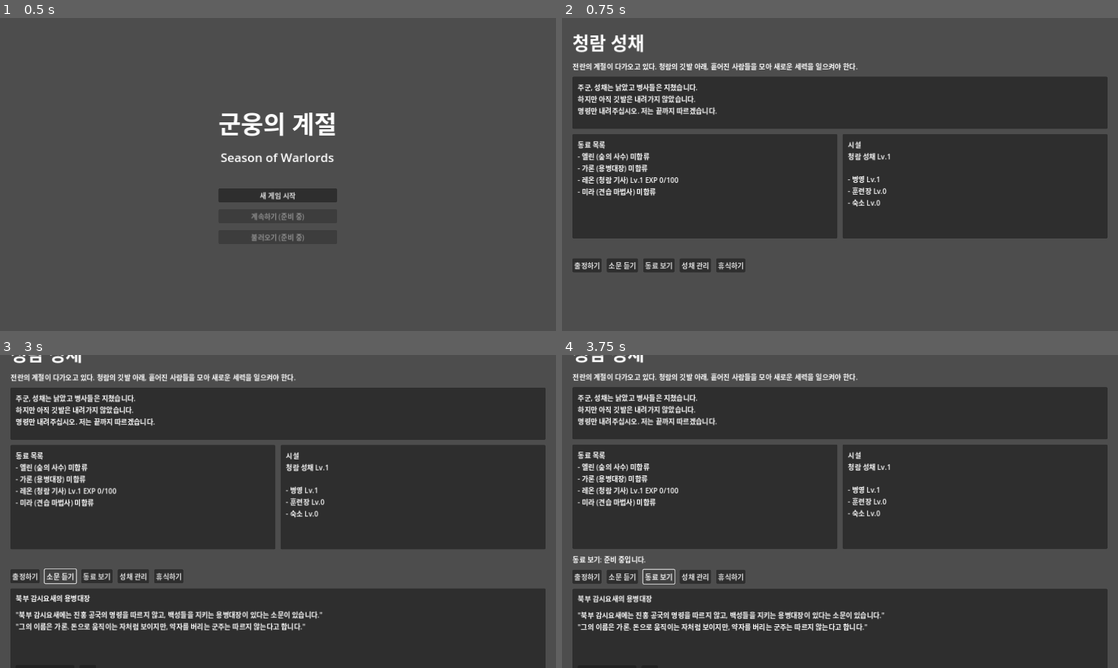
Above: before the commit, frames 1-4 (two rows, left to right).
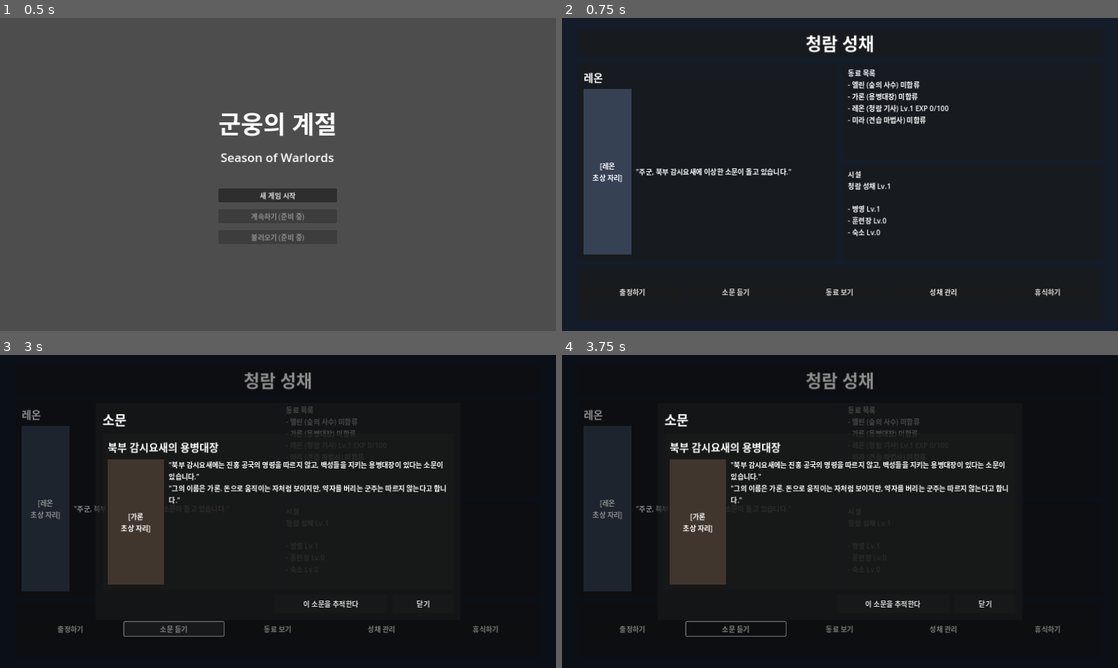
Above: after the commit, the same moments.

Repository: yogitobi31/season-of-warlords
Game: Godot game, scene res://scenes/Title.tscn
Two runs of this game, one before a commit and one after it. Both use one fixed random seed, a clock stepped at 60 frames per second and the inputs below.
Inputs:
- Up to frame 1 (0.5 s): no input
- Up to frame 2 (0.75 s): click "새 게임 시작" at 0.5 s
- Up to frame 3 (3 s): click "출정하기" at 1.25 s; click "성채로 돌아가기" at 2 s; click "소문 듣기" at 2.75 s
- Up to frame 4 (3.75 s): click "동료 보기" at 3.5 s

Frame 1 is identical in both runs. In frame 2, 60% of the frame differs, in the area x 0-100%, y 0-100%; in frame 3, 74%; in frame 4, 74%.

Commit message:
Redesign CastleHub and fix rumor panel overflow

Diff:
--- a/scenes/CastleHub.tscn
+++ b/scenes/CastleHub.tscn
@@ -11,139 +11,344 @@
 grow_vertical = 2
 script = ExtResource("1")
 
-[node name="Margin" type="MarginContainer" parent="."]
-layout_mode = 1
-anchors_preset = 15
-anchor_right = 1.0
-anchor_bottom = 1.0
-grow_horizontal = 2
-grow_vertical = 2
-theme_override_constants/margin_left = 24
+[node name="Background" type="ColorRect" parent="."]
+layout_mode = 1
+anchors_preset = 15
+anchor_right = 1.0
+anchor_bottom = 1.0
+grow_horizontal = 2
+grow_vertical = 2
+color = Color(0.08, 0.11, 0.16, 1)
+
+[node name="MainMargin" type="MarginContainer" parent="."]
+layout_mode = 1
+anchors_preset = 15
+anchor_right = 1.0
+anchor_bottom = 1.0
+grow_horizontal = 2
+grow_vertical = 2
+theme_override_constants/margin_left = 36
 theme_override_constants/margin_top = 24
-theme_override_constants/margin_right = 24
+theme_override_constants/margin_right = 36
 theme_override_constants/margin_bottom = 24
 
-[node name="RootVBox" type="VBoxContainer" parent="Margin"]
+[node name="MainVBox" type="VBoxContainer" parent="MainMargin"]
 layout_mode = 2
 theme_override_constants/separation = 12
 
-[node name="TitleLabel" type="Label" parent="Margin/RootVBox"]
-layout_mode = 2
-theme_override_font_sizes/font_size = 42
+[node name="TitlePanel" type="Panel" parent="MainMargin/MainVBox"]
+custom_minimum_size = Vector2(0, 68)
+layout_mode = 2
+
+[node name="TitleLabel" type="Label" parent="MainMargin/MainVBox/TitlePanel"]
+layout_mode = 1
+anchors_preset = 8
+anchor_left = 0.5
+anchor_top = 0.5
+anchor_right = 0.5
+anchor_bottom = 0.5
+offset_left = -115.0
+offset_top = -22.0
+offset_right = 115.0
+offset_bottom = 22.0
+grow_horizontal = 2
+grow_vertical = 2
+theme_override_font_sizes/font_size = 40
 text = "청람 성채"
-
-[node name="IntroLabel" type="Label" parent="Margin/RootVBox"]
-layout_mode = 2
-text = "전란의 계절이 다가오고 있다. 청람의 깃발 아래, 흩어진 사람들을 모아 새로운 세력을 일으켜야 한다."
-autowrap_mode = 3
-
-[node name="LeonPanel" type="Panel" parent="Margin/RootVBox"]
-custom_minimum_size = Vector2(0, 120)
-layout_mode = 2
-
-[node name="LeonDialogue" type="Label" parent="Margin/RootVBox/LeonPanel"]
-layout_mode = 0
+horizontal_alignment = 1
+
+[node name="TopHBox" type="HBoxContainer" parent="MainMargin/MainVBox"]
+custom_minimum_size = Vector2(0, 240)
+layout_mode = 2
+size_flags_vertical = 3
+theme_override_constants/separation = 12
+
+[node name="DialoguePanel" type="Panel" parent="MainMargin/MainVBox/TopHBox"]
+layout_mode = 2
+size_flags_horizontal = 3
+
+[node name="DialogueVBox" type="VBoxContainer" parent="MainMargin/MainVBox/TopHBox/DialoguePanel"]
+layout_mode = 1
+anchors_preset = 15
+anchor_right = 1.0
+anchor_bottom = 1.0
+offset_left = 14.0
+offset_top = 14.0
+offset_right = -14.0
+offset_bottom = -14.0
+grow_horizontal = 2
+grow_vertical = 2
+theme_override_constants/separation = 8
+
+[node name="LeonNameLabel" type="Label" parent="MainMargin/MainVBox/TopHBox/DialoguePanel/DialogueVBox"]
+layout_mode = 2
+theme_override_font_sizes/font_size = 24
+text = "레온"
+
+[node name="DialogueHBox" type="HBoxContainer" parent="MainMargin/MainVBox/TopHBox/DialoguePanel/DialogueVBox"]
+layout_mode = 2
+size_flags_vertical = 3
+theme_override_constants/separation = 10
+
+[node name="LeonPortraitPlaceholder" type="ColorRect" parent="MainMargin/MainVBox/TopHBox/DialoguePanel/DialogueVBox/DialogueHBox"]
+custom_minimum_size = Vector2(110, 110)
+layout_mode = 2
+color = Color(0.21, 0.26, 0.33, 1)
+
+[node name="LeonPortraitLabel" type="Label" parent="MainMargin/MainVBox/TopHBox/DialoguePanel/DialogueVBox/DialogueHBox/LeonPortraitPlaceholder"]
+layout_mode = 1
+anchors_preset = 8
+anchor_left = 0.5
+anchor_top = 0.5
+anchor_right = 0.5
+anchor_bottom = 0.5
+offset_left = -50.0
+offset_top = -20.5
+offset_right = 50.0
+offset_bottom = 20.5
+grow_horizontal = 2
+grow_vertical = 2
+text = "[레온\n초상 자리]"
+horizontal_alignment = 1
+vertical_alignment = 1
+
+[node name="LeonDialogue" type="Label" parent="MainMargin/MainVBox/TopHBox/DialoguePanel/DialogueVBox/DialogueHBox"]
+layout_mode = 2
+size_flags_horizontal = 3
+text = "\"주군, 북부 감시요새에 이상한 소문이 돌고 있습니다.\""
+autowrap_mode = 3
+
+[node name="SideInfoVBox" type="VBoxContainer" parent="MainMargin/MainVBox/TopHBox"]
+custom_minimum_size = Vector2(360, 0)
+layout_mode = 2
+size_flags_horizontal = 3
+theme_override_constants/separation = 12
+
+[node name="CompanionsPanel" type="Panel" parent="MainMargin/MainVBox/TopHBox/SideInfoVBox"]
+layout_mode = 2
+size_flags_vertical = 3
+
+[node name="CompanionsLabel" type="Label" parent="MainMargin/MainVBox/TopHBox/SideInfoVBox/CompanionsPanel"]
+layout_mode = 1
+anchors_preset = 15
+anchor_right = 1.0
+anchor_bottom = 1.0
+offset_left = 12.0
+offset_top = 10.0
+offset_right = -12.0
+offset_bottom = -10.0
+grow_horizontal = 2
+grow_vertical = 2
+autowrap_mode = 3
+text = "동료 목록 로딩 중..."
+
+[node name="FacilitiesPanel" type="Panel" parent="MainMargin/MainVBox/TopHBox/SideInfoVBox"]
+layout_mode = 2
+size_flags_vertical = 3
+
+[node name="FacilitiesLabel" type="Label" parent="MainMargin/MainVBox/TopHBox/SideInfoVBox/FacilitiesPanel"]
+layout_mode = 1
+anchors_preset = 15
+anchor_right = 1.0
+anchor_bottom = 1.0
+offset_left = 12.0
+offset_top = 10.0
+offset_right = -12.0
+offset_bottom = -10.0
+grow_horizontal = 2
+grow_vertical = 2
+autowrap_mode = 3
+text = "시설 목록 로딩 중..."
+
+[node name="BottomPanel" type="Panel" parent="MainMargin/MainVBox"]
+custom_minimum_size = Vector2(0, 126)
+layout_mode = 2
+
+[node name="BottomMargin" type="MarginContainer" parent="MainMargin/MainVBox/BottomPanel"]
+layout_mode = 1
+anchors_preset = 15
+anchor_right = 1.0
+anchor_bottom = 1.0
 offset_left = 12.0
 offset_top = 12.0
-offset_right = 1100.0
-offset_bottom = 106.0
-text = "주군, 성채는 낡았고 병사들은 지쳤습니다.\n하지만 아직 깃발은 내려가지 않았습니다.\n명령만 내려주십시오. 저는 끝까지 따르겠습니다."
-autowrap_mode = 3
-
-[node name="InfoHBox" type="HBoxContainer" parent="Margin/RootVBox"]
-layout_mode = 2
-theme_override_constants/separation = 12
-
-[node name="CompanionsPanel" type="Panel" parent="Margin/RootVBox/InfoHBox"]
-custom_minimum_size = Vector2(0, 240)
-layout_mode = 2
-size_flags_horizontal = 3
-
-[node name="CompanionsLabel" type="Label" parent="Margin/RootVBox/InfoHBox/CompanionsPanel"]
-layout_mode = 0
+offset_right = -12.0
+offset_bottom = -12.0
+grow_horizontal = 2
+grow_vertical = 2
+
+[node name="BottomVBox" type="VBoxContainer" parent="MainMargin/MainVBox/BottomPanel/BottomMargin"]
+layout_mode = 2
+theme_override_constants/separation = 10
+
+[node name="StatusLabel" type="Label" parent="MainMargin/MainVBox/BottomPanel/BottomMargin/BottomVBox"]
+layout_mode = 2
+text = ""
+autowrap_mode = 3
+
+[node name="ButtonsHBox" type="HBoxContainer" parent="MainMargin/MainVBox/BottomPanel/BottomMargin/BottomVBox"]
+layout_mode = 2
+theme_override_constants/separation = 10
+
+[node name="ExpeditionButton" type="Button" parent="MainMargin/MainVBox/BottomPanel/BottomMargin/BottomVBox/ButtonsHBox"]
+layout_mode = 2
+size_flags_horizontal = 3
+text = "출정하기"
+
+[node name="RumorButton" type="Button" parent="MainMargin/MainVBox/BottomPanel/BottomMargin/BottomVBox/ButtonsHBox"]
+layout_mode = 2
+size_flags_horizontal = 3
+text = "소문 듣기"
+
+[node name="CompanionButton" type="Button" parent="MainMargin/MainVBox/BottomPanel/BottomMargin/BottomVBox/ButtonsHBox"]
+layout_mode = 2
+size_flags_horizontal = 3
+text = "동료 보기"
+
+[node name="ManageButton" type="Button" parent="MainMargin/MainVBox/BottomPanel/BottomMargin/BottomVBox/ButtonsHBox"]
+layout_mode = 2
+size_flags_horizontal = 3
+text = "성채 관리"
+
+[node name="RestButton" type="Button" parent="MainMargin/MainVBox/BottomPanel/BottomMargin/BottomVBox/ButtonsHBox"]
+layout_mode = 2
+size_flags_horizontal = 3
+text = "휴식하기"
+
+[node name="RumorOverlay" type="Control" parent="."]
+visible = false
+layout_mode = 1
+anchors_preset = 15
+anchor_right = 1.0
+anchor_bottom = 1.0
+grow_horizontal = 2
+grow_vertical = 2
+mouse_filter = 2
+
+[node name="Dim" type="ColorRect" parent="RumorOverlay"]
+layout_mode = 1
+anchors_preset = 15
+anchor_right = 1.0
+anchor_bottom = 1.0
+grow_horizontal = 2
+grow_vertical = 2
+color = Color(0, 0, 0, 0.45)
+
+[node name="Center" type="CenterContainer" parent="RumorOverlay"]
+layout_mode = 1
+anchors_preset = 15
+anchor_right = 1.0
+anchor_bottom = 1.0
+offset_left = 220.0
+offset_top = 110.0
+offset_right = -220.0
+offset_bottom = -110.0
+grow_horizontal = 2
+grow_vertical = 2
+
+[node name="RumorPanel" type="Panel" parent="RumorOverlay/Center"]
+custom_minimum_size = Vector2(840, 500)
+layout_mode = 2
+size_flags_horizontal = 4
+size_flags_vertical = 4
+
+[node name="RumorMargin" type="MarginContainer" parent="RumorOverlay/Center/RumorPanel"]
+layout_mode = 1
+anchors_preset = 15
+anchor_right = 1.0
+anchor_bottom = 1.0
+offset_left = 16.0
+offset_top = 16.0
+offset_right = -16.0
+offset_bottom = -16.0
+grow_horizontal = 2
+grow_vertical = 2
+
+[node name="RumorVBox" type="VBoxContainer" parent="RumorOverlay/Center/RumorPanel/RumorMargin"]
+layout_mode = 2
+size_flags_vertical = 3
+theme_override_constants/separation = 10
+
+[node name="RumorHeaderLabel" type="Label" parent="RumorOverlay/Center/RumorPanel/RumorMargin/RumorVBox"]
+layout_mode = 2
+theme_override_font_sizes/font_size = 30
+text = "소문"
+
+[node name="RumorCardPanel" type="Panel" parent="RumorOverlay/Center/RumorPanel/RumorMargin/RumorVBox"]
+layout_mode = 2
+size_flags_vertical = 3
+
+[node name="RumorCardMargin" type="MarginContainer" parent="RumorOverlay/Center/RumorPanel/RumorMargin/RumorVBox/RumorCardPanel"]
+layout_mode = 1
+anchors_preset = 15
+anchor_right = 1.0
+anchor_bottom = 1.0
 offset_left = 12.0
 offset_top = 12.0
-offset_right = 560.0
-offset_bottom = 220.0
-autowrap_mode = 3
-text = "동료 목록 로딩 중..."
-
-[node name="FacilitiesPanel" type="Panel" parent="Margin/RootVBox/InfoHBox"]
-custom_minimum_size = Vector2(0, 240)
-layout_mode = 2
-size_flags_horizontal = 3
-
-[node name="FacilitiesLabel" type="Label" parent="Margin/RootVBox/InfoHBox/FacilitiesPanel"]
-layout_mode = 0
-offset_left = 12.0
-offset_top = 12.0
-offset_right = 560.0
-offset_bottom = 220.0
-autowrap_mode = 3
-text = "시설 목록 로딩 중..."
-
-[node name="StatusLabel" type="Label" parent="Margin/RootVBox"]
-layout_mode = 2
+offset_right = -12.0
+offset_bottom = -12.0
+grow_horizontal = 2
+grow_vertical = 2
+
+[node name="RumorCardVBox" type="VBoxContainer" parent="RumorOverlay/Center/RumorPanel/RumorMargin/RumorVBox/RumorCardPanel/RumorCardMargin"]
+layout_mode = 2
+size_flags_vertical = 3
+theme_override_constants/separation = 10
+
+[node name="RumorTitleLabel" type="Label" parent="RumorOverlay/Center/RumorPanel/RumorMargin/RumorVBox/RumorCardPanel/RumorCardMargin/RumorCardVBox"]
+layout_mode = 2
+theme_override_font_sizes/font_size = 24
+text = "북부 감시요새의 용병대장"
+
+[node name="RumorContentHBox" type="HBoxContainer" parent="RumorOverlay/Center/RumorPanel/RumorMargin/RumorVBox/RumorCardPanel/RumorCardMargin/RumorCardVBox"]
+layout_mode = 2
+size_flags_vertical = 3
+theme_override_constants/separation = 10
+
+[node name="GaronPortraitPlaceholder" type="ColorRect" parent="RumorOverlay/Center/RumorPanel/RumorMargin/RumorVBox/RumorCardPanel/RumorCardMargin/RumorCardVBox/RumorContentHBox"]
+custom_minimum_size = Vector2(130, 140)
+layout_mode = 2
+color = Color(0.25, 0.21, 0.18, 1)
+
+[node name="GaronPortraitLabel" type="Label" parent="RumorOverlay/Center/RumorPanel/RumorMargin/RumorVBox/RumorCardPanel/RumorCardMargin/RumorCardVBox/RumorContentHBox/GaronPortraitPlaceholder"]
+layout_mode = 1
+anchors_preset = 8
+anchor_left = 0.5
+anchor_top = 0.5
+anchor_right = 0.5
+anchor_bottom = 0.5
+offset_left = -50.0
+offset_top = -20.5
+offset_right = 50.0
+offset_bottom = 20.5
+grow_horizontal = 2
+grow_vertical = 2
+text = "[가론\n초상 자리]"
+horizontal_alignment = 1
+vertical_alignment = 1
+
+[node name="RumorScroll" type="ScrollContainer" parent="RumorOverlay/Center/RumorPanel/RumorMargin/RumorVBox/RumorCardPanel/RumorCardMargin/RumorCardVBox/RumorContentHBox"]
+layout_mode = 2
+size_flags_horizontal = 3
+size_flags_vertical = 3
+
+[node name="RumorBodyLabel" type="Label" parent="RumorOverlay/Center/RumorPanel/RumorMargin/RumorVBox/RumorCardPanel/RumorCardMargin/RumorCardVBox/RumorContentHBox/RumorScroll"]
+custom_minimum_size = Vector2(0, 220)
+layout_mode = 2
+size_flags_horizontal = 3
 text = ""
-
-[node name="ButtonsHBox" type="HBoxContainer" parent="Margin/RootVBox"]
+autowrap_mode = 3
+
+[node name="RumorButtonsHBox" type="HBoxContainer" parent="RumorOverlay/Center/RumorPanel/RumorMargin/RumorVBox"]
 layout_mode = 2
 theme_override_constants/separation = 12
-
-[node name="ExpeditionButton" type="Button" parent="Margin/RootVBox/ButtonsHBox"]
-layout_mode = 2
-text = "출정하기"
-
-[node name="RumorButton" type="Button" parent="Margin/RootVBox/ButtonsHBox"]
-layout_mode = 2
-text = "소문 듣기"
-
-[node name="CompanionButton" type="Button" parent="Margin/RootVBox/ButtonsHBox"]
-layout_mode = 2
-text = "동료 보기"
-
-[node name="ManageButton" type="Button" parent="Margin/RootVBox/ButtonsHBox"]
-layout_mode = 2
-text = "성채 관리"
-
-[node name="RestButton" type="Button" parent="Margin/RootVBox/ButtonsHBox"]
-layout_mode = 2
-text = "휴식하기"
-
-[node name="RumorPanel" type="Panel" parent="Margin/RootVBox"]
-visible = false
-custom_minimum_size = Vector2(0, 220)
-layout_mode = 2
-
-[node name="RumorTitleLabel" type="Label" parent="Margin/RootVBox/RumorPanel"]
-layout_mode = 0
-offset_left = 12.0
-offset_top = 10.0
-offset_right = 1100.0
-offset_bottom = 42.0
-text = "북부 감시요새의 용병대장"
-
-[node name="RumorBodyLabel" type="Label" parent="Margin/RootVBox/RumorPanel"]
-layout_mode = 0
-offset_left = 12.0
-offset_top = 48.0
-offset_right = 1100.0
-offset_bottom = 166.0
-autowrap_mode = 3
-text = ""
-
-[node name="RumorButtonsHBox" type="HBoxContainer" parent="Margin/RootVBox/RumorPanel"]
-layout_mode = 0
-offset_left = 12.0
-offset_top = 176.0
-offset_right = 520.0
-offset_bottom = 212.0
-theme_override_constants/separation = 12
-
-[node name="TrackRumorButton" type="Button" parent="Margin/RootVBox/RumorPanel/RumorButtonsHBox"]
+alignment = 2
+
+[node name="TrackRumorButton" type="Button" parent="RumorOverlay/Center/RumorPanel/RumorMargin/RumorVBox/RumorButtonsHBox"]
+custom_minimum_size = Vector2(260, 44)
 layout_mode = 2
 text = "이 소문을 추적한다"
 
-[node name="CloseRumorButton" type="Button" parent="Margin/RootVBox/RumorPanel/RumorButtonsHBox"]
+[node name="CloseRumorButton" type="Button" parent="RumorOverlay/Center/RumorPanel/RumorMargin/RumorVBox/RumorButtonsHBox"]
+custom_minimum_size = Vector2(140, 44)
 layout_mode = 2
 text = "닫기"
--- a/scripts/CastleHub.gd
+++ b/scripts/CastleHub.gd
@@ -1,18 +1,18 @@
 extends Control
 
-@onready var companions_label: Label = $Margin/RootVBox/InfoHBox/CompanionsPanel/CompanionsLabel
-@onready var facilities_label: Label = $Margin/RootVBox/InfoHBox/FacilitiesPanel/FacilitiesLabel
-@onready var status_label: Label = $Margin/RootVBox/StatusLabel
-@onready var expedition_button: Button = $Margin/RootVBox/ButtonsHBox/ExpeditionButton
-@onready var rumor_button: Button = $Margin/RootVBox/ButtonsHBox/RumorButton
-@onready var companion_button: Button = $Margin/RootVBox/ButtonsHBox/CompanionButton
-@onready var manage_button: Button = $Margin/RootVBox/ButtonsHBox/ManageButton
-@onready var rest_button: Button = $Margin/RootVBox/ButtonsHBox/RestButton
-@onready var rumor_panel: Panel = $Margin/RootVBox/RumorPanel
-@onready var rumor_title_label: Label = $Margin/RootVBox/RumorPanel/RumorTitleLabel
-@onready var rumor_body_label: Label = $Margin/RootVBox/RumorPanel/RumorBodyLabel
-@onready var rumor_track_button: Button = $Margin/RootVBox/RumorPanel/RumorButtonsHBox/TrackRumorButton
-@onready var rumor_close_button: Button = $Margin/RootVBox/RumorPanel/RumorButtonsHBox/CloseRumorButton
+@onready var companions_label: Label = $MainMargin/MainVBox/TopHBox/SideInfoVBox/CompanionsPanel/CompanionsLabel
+@onready var facilities_label: Label = $MainMargin/MainVBox/TopHBox/SideInfoVBox/FacilitiesPanel/FacilitiesLabel
+@onready var status_label: Label = $MainMargin/MainVBox/BottomPanel/BottomMargin/BottomVBox/StatusLabel
+@onready var expedition_button: Button = $MainMargin/MainVBox/BottomPanel/BottomMargin/BottomVBox/ButtonsHBox/ExpeditionButton
+@onready var rumor_button: Button = $MainMargin/MainVBox/BottomPanel/BottomMargin/BottomVBox/ButtonsHBox/RumorButton
+@onready var companion_button: Button = $MainMargin/MainVBox/BottomPanel/BottomMargin/BottomVBox/ButtonsHBox/CompanionButton
+@onready var manage_button: Button = $MainMargin/MainVBox/BottomPanel/BottomMargin/BottomVBox/ButtonsHBox/ManageButton
+@onready var rest_button: Button = $MainMargin/MainVBox/BottomPanel/BottomMargin/BottomVBox/ButtonsHBox/RestButton
+@onready var rumor_overlay: Control = $RumorOverlay
+@onready var rumor_title_label: Label = $RumorOverlay/Center/RumorPanel/RumorMargin/RumorVBox/RumorCardPanel/RumorCardMargin/RumorCardVBox/RumorTitleLabel
+@onready var rumor_body_label: Label = $RumorOverlay/Center/RumorPanel/RumorMargin/RumorVBox/RumorCardPanel/RumorCardMargin/RumorCardVBox/RumorContentHBox/RumorScroll/RumorBodyLabel
+@onready var rumor_track_button: Button = $RumorOverlay/Center/RumorPanel/RumorMargin/RumorVBox/RumorButtonsHBox/TrackRumorButton
+@onready var rumor_close_button: Button = $RumorOverlay/Center/RumorPanel/RumorMargin/RumorVBox/RumorButtonsHBox/CloseRumorButton
 
 func _ready() -> void:
 	refresh_companions()
@@ -76,15 +76,15 @@
 
 func _on_rumor_pressed() -> void:
 	refresh_rumor_panel()
-	rumor_panel.visible = true
+	rumor_overlay.visible = true
 
 func _on_track_rumor_pressed() -> void:
 	if GameState.track_rumor("rumor_garon"):
 		status_label.text = "가론의 소문을 추적합니다. 북부 감시요새로 출정하세요."
-	rumor_panel.visible = false
+	rumor_overlay.visible = false
 
 func _on_close_rumor_pressed() -> void:
-	rumor_panel.visible = false
+	rumor_overlay.visible = false
 
 func _on_coming_soon_pressed(feature_name: String) -> void:
 	status_label.text = "%s: 준비 중입니다." % feature_name
